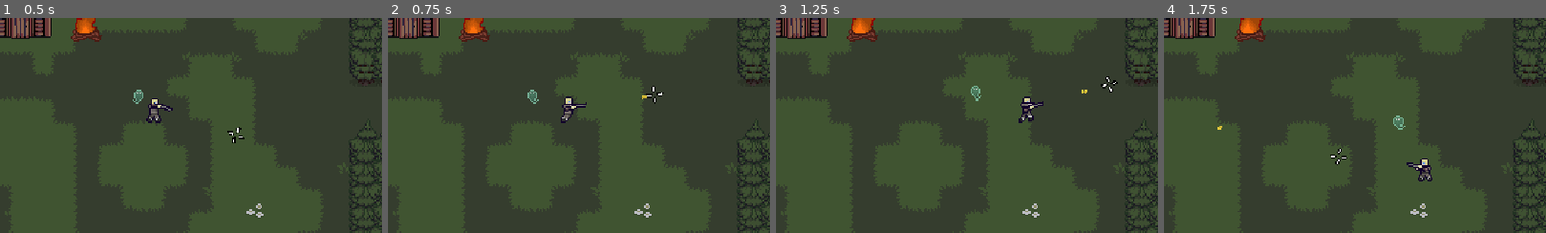
Above: before the commit, frames 1-4 (left to right).
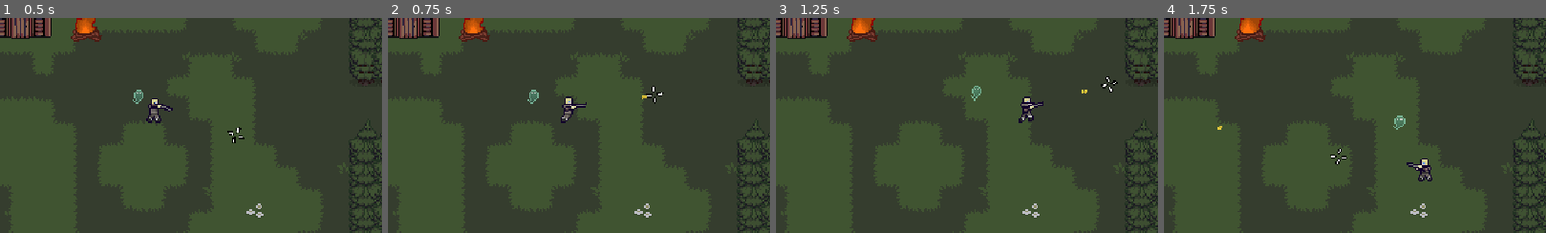
Above: after the commit, the same moments.

Repository: Silgnis/Game-Design-Project
Game: Godot game, scene res://Scenes/Main.tscn
Two runs of this game, one before a commit and one after it. Both use one fixed random seed, a clock stepped at 60 frames per second and the inputs below.
Inputs (mouse positions are % of the whole screen's width and height, from its top left):
- Up to frame 1 (0.5 s): no input
- Up to frame 2 (0.75 s): move the mouse to (72, 45) at 0.52 s; press the mouse at (72, 45) at 0.53 s; hold Right (right) from 0.53 s (still down)
- Up to frame 3 (1.25 s): keep holding Right (right)
- Up to frame 4 (1.75 s): move the mouse to (30, 55) at 1.27 s; release Right (right) at 1.28 s; release the mouse at (30, 55) at 1.28 s; hold Down (down) from 1.28 s (still down); click (30, 55) at 1.35 s
The pictures show only the part of the screen within x 30-80%, y 29-79%; the shares and areas given below are measured in that part.

Frame 1 is identical in both runs. In frame 2, less than 0.1% of the frame differs, in the area x 36-40%, y 33-40%; in frame 3, 0.1%; in frame 4, 0.1%, in the area x 60-64%, y 45-52%.

Commit message:
Fix myling sprite flip
.

Diff:
--- a/Scripts/myling_ghost.gd
+++ b/Scripts/myling_ghost.gd
@@ -3,8 +3,8 @@
 @export var target: CharacterBody2D
 @export var follow_offset := Vector2(-14, -12)  # Base offset behind and above player
 @export var follow_speed := 4.0                 # Higher = closer to player
-@export var bob_amplitude := 2.0				# Wobble height in pixels
-@export var bob_speed := 3.0					# Speed of floating motion
+@export var bob_amplitude := 2.0                # Wobble height in pixels
+@export var bob_speed := 3.0                    # Speed of floating motion
 
 @onready var sprite: Sprite2D = $Sprite2D
 
@@ -13,6 +13,8 @@
 
 func _ready() -> void:
 	modulate.a = 0.7
+	# Force initial flipped state to match starting orientation
+	update_sprite_flip()
 	NavigationManager.on_trigger_player_spawn.connect(_on_player_spawn)
 
 func _physics_process(delta: float) -> void:
@@ -22,10 +24,12 @@
 	_time += delta
 
 	# Update horizontal direction whenever the player moves left or right
-	if target.velocity.x < 0:
+	if target.velocity.x < 0 and _facing_right:
 		_facing_right = false
-	elif target.velocity.x > 0:
+		update_sprite_flip()
+	elif target.velocity.x > 0 and not _facing_right:
 		_facing_right = true
+		update_sprite_flip()
 
 	# Dynamic offset based on facing direction
 	var current_offset := get_calculated_offset()
@@ -35,9 +39,8 @@
 	# Smooth movement toward target destination
 	global_position = global_position.lerp(goal, 1.0 - exp(-follow_speed * delta))
 
-	# Flip sprite based on movement goal
-	if absf(goal.x - global_position.x) > 1.0:
-		sprite.flip_h = goal.x < global_position.x
+func update_sprite_flip() -> void:
+	sprite.flip_h = _facing_right
 
 func get_calculated_offset() -> Vector2:
 	var offset := follow_offset
@@ -49,3 +52,4 @@
 func _on_player_spawn(spawn_position: Vector2) -> void:
 	# Teleport instantly using the current directional offset
 	global_position = spawn_position + get_calculated_offset()
+	update_sprite_flip()
